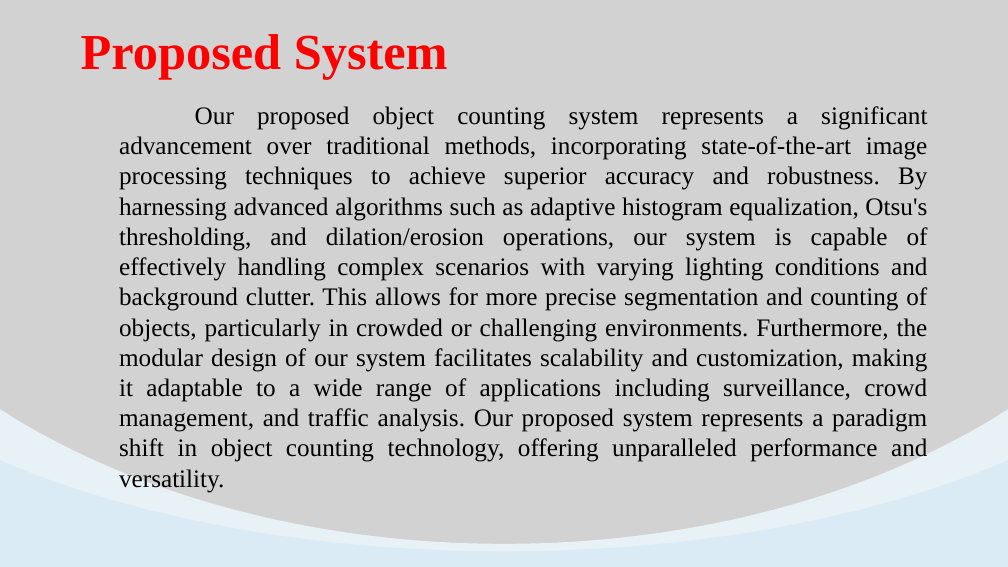
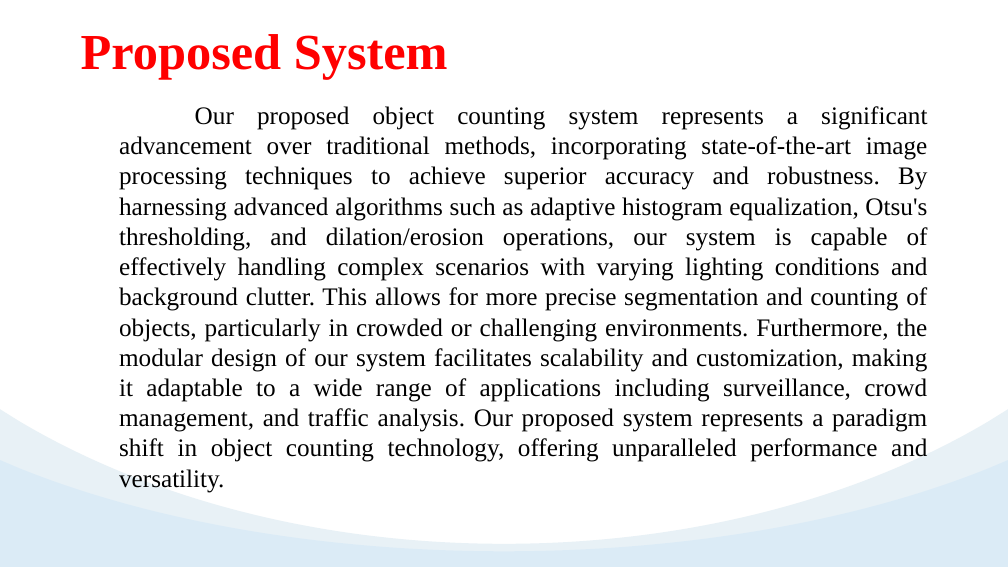
Before and after one commit to Chakrapani2122/Major-Project, a slide deck: slide 6 of Major Project.pptx. Drawn at 1008x567 pixels with LibreOffice and Linux fonts; fonts in the diff are those of the drawing. Boxes give left, top, right and bottom in pixels: in the first picture for what was removed or moved away, otherwise in the second. Text is boxed around its words. In the diff, an @@ line names an element or a change of style, - is before the commit and + after.

```diff
--- a/Major Project.pptx
+++ b/Major Project.pptx
@@ background #A6A6A6 at 50% opacity to #FFFFFF @@
```
Also in this commit, not shown: 5 other slides changed, 7 slides added, 4 other files.
